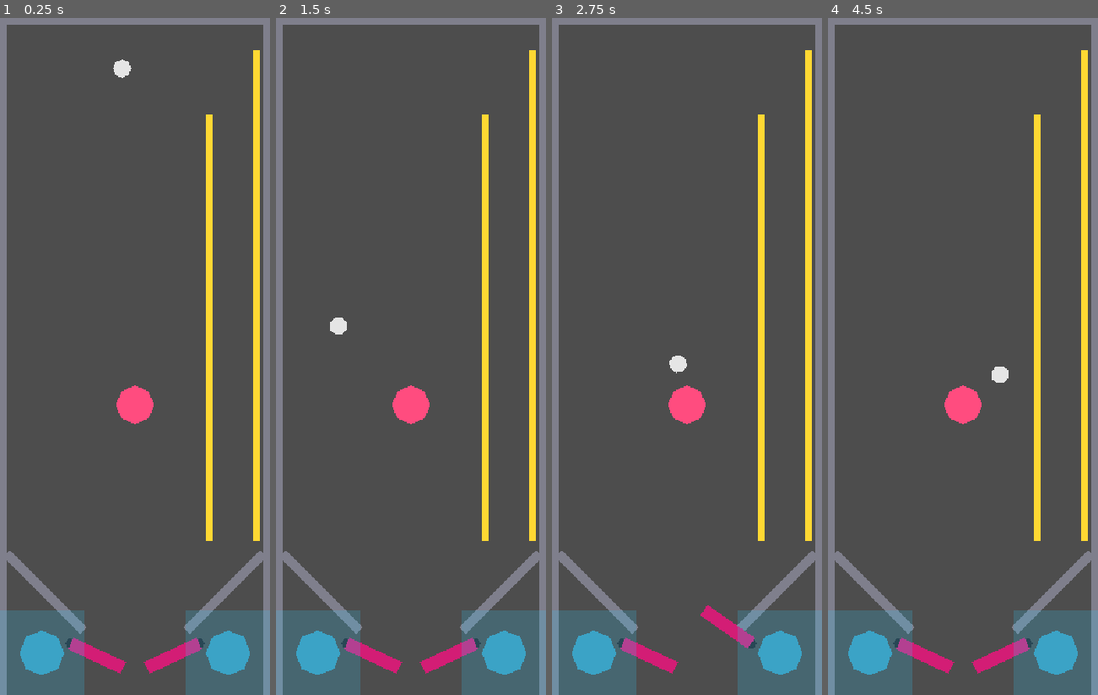
Above: before the commit, frames 1-4 (left to right).
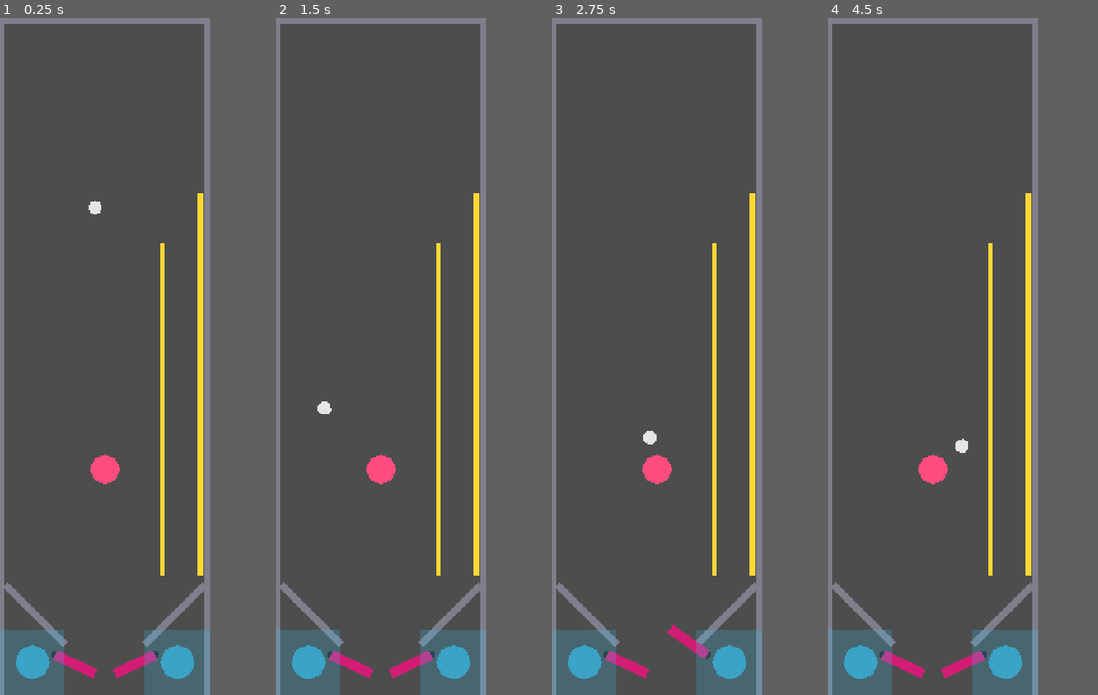
Above: after the commit, the same moments.

Repository: nobody174/pinball-adventure
Game: Godot game, scene res://core/physics/physics_prototype.tscn
Same seed, same stepped clock (60 frames per second), same inputs: the game is played once before the commit and once after it.
Inputs (mouse positions are in pixels of both pictures, inside the frame that each line leads up to):
- Up to frame 1 (0.25 s): no input
- Up to frame 2 (1.5 s): tap Enter at 0.5 s; move the mouse to (470, 322) at 0.52 s; hold Right (flip_right) 0.53-1.25 s; tap Up (launch_ball) at 0.6 s; click (470, 322) at 0.67 s; drag from (357, 390) to (397, 491) at 1.27 s
- Up to frame 3 (2.75 s): move the mouse to (714, 207) at 2.02 s; hold Right (flip_right) from 2.03 s (still down); hold Shift from 2.03 s (still down)
- Up to frame 4 (4.5 s): release Right (flip_right) at 2.75 s; release Shift at 2.75 s; drag from (949, 491) to (882, 254) at 2.77 s; move the mouse to (1044, 458) at 3.52 s; hold Left (flip_left) 3.53-4.25 s; tap Ctrl at 3.6 s; drag from (882, 254) to (963, 403) at 4.27 s
The window is 320x800 before the commit and 249x800 after it. Grey fills any space a smaller window leaves; there, only what the larger window draws over its background counts as a difference.

The runs differ from the first frame. In frame 1, 20% of the frame differs, in the area x 1-100%, y 0-100%; in frame 2, 20%; in frame 3, 20%; in frame 4, 20%.

Commit message:
feat(physics): extend table 300px upward for future upper-zone content
Middle zone is now full (compile cluster, standup bank, rollover
gate, spinner) -- rather than keep cramming, opened real headroom for
the blueprint's upper-playfield tier (saucers, captive balls,
high-speed loops) the same way the last crowding fix worked: extend
the boundary upward only, keep the tuned bottom geometry pixel-
identical.

New top at y=-650 (was -350), viewport 1050->1350. Recomputed by the
same method as the previous extension: walls/camera re-centered to
(top+bottom)/2 with bottom fixed at y=700, TouchZones shifted +300 to
stay pinned to the new bottom edge (CanvasLayer content is
screen-space, doesn't track the camera). Feedback UI needed no
changes this time -- the fractional/bottom anchors from the earlier
UI anchoring fix absorbed the resize automatically.

This is core/physics/physics_prototype.tscn, the shared §10a base, so
every future table gets the extra headroom too. The new top region is
intentionally empty -- reserved for the next content pass, not
pre-built blind.

Diff:
--- a/core/physics/physics_prototype.tscn
+++ b/core/physics/physics_prototype.tscn
@@ -6,7 +6,7 @@
 [ext_resource type="Script" uid="uid://y1wdnb0w8kmr" path="res://core/physics/bumper.gd" id="4_bumper"]
 
 [sub_resource type="RectangleShape2D" id="RectangleShape2D_wall_side"]
-size = Vector2(20, 1050)
+size = Vector2(20, 1350)
 
 [sub_resource type="RectangleShape2D" id="RectangleShape2D_wall_top"]
 size = Vector2(420, 20)
@@ -37,29 +37,29 @@
 [node name="Boundary" type="StaticBody2D" parent="." unique_id=11964670]
 
 [node name="LeftWall" type="CollisionShape2D" parent="Boundary" unique_id=182639212]
-position = Vector2(0, 175)
+position = Vector2(0, 25)
 shape = SubResource("RectangleShape2D_wall_side")
 
 [node name="LeftWallSprite" type="Polygon2D" parent="Boundary" unique_id=2044888972]
-position = Vector2(0, 175)
-color = Color(0.5, 0.5, 0.55, 1)
-polygon = PackedVector2Array(-10, -525, 10, -525, 10, 525, -10, 525)
+position = Vector2(0, 25)
+color = Color(0.5, 0.5, 0.55, 1)
+polygon = PackedVector2Array(-10, -675, 10, -675, 10, 675, -10, 675)
 
 [node name="RightWall" type="CollisionShape2D" parent="Boundary" unique_id=828326114]
-position = Vector2(420, 175)
+position = Vector2(420, 25)
 shape = SubResource("RectangleShape2D_wall_side")
 
 [node name="RightWallSprite" type="Polygon2D" parent="Boundary" unique_id=1959204579]
-position = Vector2(420, 175)
-color = Color(0.5, 0.5, 0.55, 1)
-polygon = PackedVector2Array(-10, -525, 10, -525, 10, 525, -10, 525)
+position = Vector2(420, 25)
+color = Color(0.5, 0.5, 0.55, 1)
+polygon = PackedVector2Array(-10, -675, 10, -675, 10, 675, -10, 675)
 
 [node name="TopWall" type="CollisionShape2D" parent="Boundary" unique_id=989107409]
-position = Vector2(210, -350)
+position = Vector2(210, -650)
 shape = SubResource("RectangleShape2D_wall_top")
 
 [node name="TopWallSprite" type="Polygon2D" parent="Boundary" unique_id=1739139589]
-position = Vector2(210, -350)
+position = Vector2(210, -650)
 color = Color(0.5, 0.5, 0.55, 1)
 polygon = PackedVector2Array(-210, -10, 210, -10, 210, 10, -210, 10)
 
@@ -178,7 +178,7 @@
 script = ExtResource("3_touch")
 
 [node name="LeftZone" type="TouchScreenButton" parent="TouchZones" unique_id=1103866490]
-position = Vector2(65, 985)
+position = Vector2(65, 1285)
 shape = SubResource("RectangleShape2D_touch_zone")
 
 [node name="LeftZoneVisual" type="Polygon2D" parent="TouchZones/LeftZone" unique_id=1249598117]
@@ -190,7 +190,7 @@
 polygon = PackedVector2Array(35, 0, 24.75, 24.75, 0, 35, -24.75, 24.75, -35, 0, -24.75, -24.75, 0, -35, 24.75, -24.75)
 
 [node name="RightZone" type="TouchScreenButton" parent="TouchZones" unique_id=839068721]
-position = Vector2(355, 985)
+position = Vector2(355, 1285)
 shape = SubResource("RectangleShape2D_touch_zone")
 
 [node name="RightZoneVisual" type="Polygon2D" parent="TouchZones/RightZone" unique_id=1327102787]
@@ -202,6 +202,6 @@
 polygon = PackedVector2Array(35, 0, 24.75, 24.75, 0, 35, -24.75, 24.75, -35, 0, -24.75, -24.75, 0, -35, 24.75, -24.75)
 
 [node name="Camera2D" type="Camera2D" parent="." unique_id=2134439033]
-position = Vector2(210, 175)
+position = Vector2(210, 25)
 
 [connection signal="body_entered" from="Bumper/KickArea" to="Bumper/KickArea" method="_on_body_entered"]
--- a/project.godot
+++ b/project.godot
@@ -23,7 +23,7 @@
 [display]
 
 window/size/viewport_width=420
-window/size/viewport_height=1050
+window/size/viewport_height=1350
 window/stretch/mode="canvas_items"
 
 [editor_plugins]
